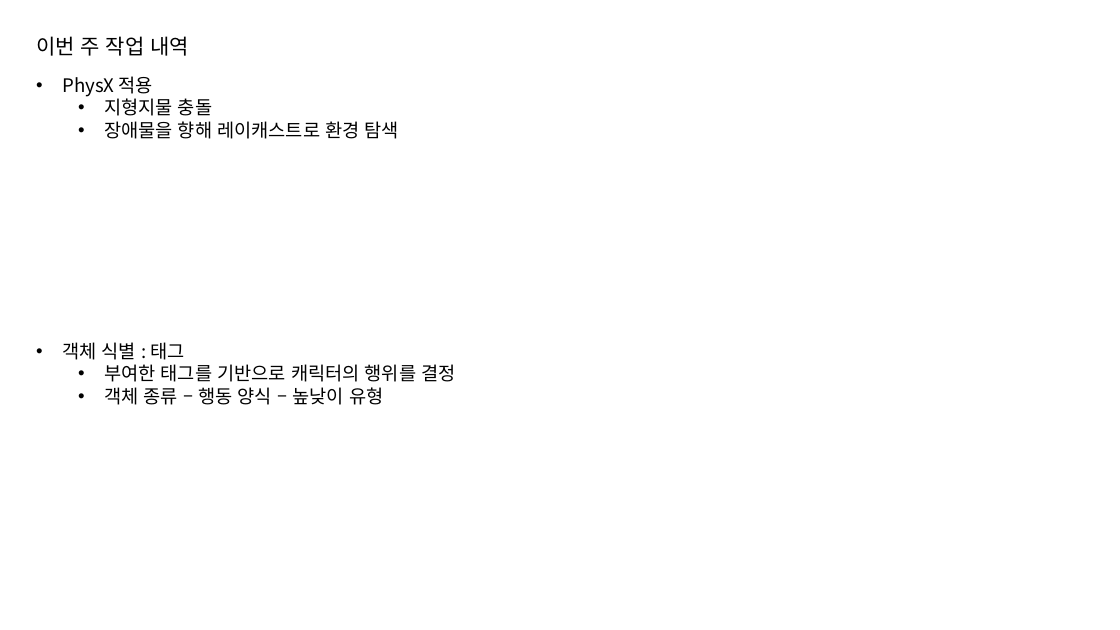
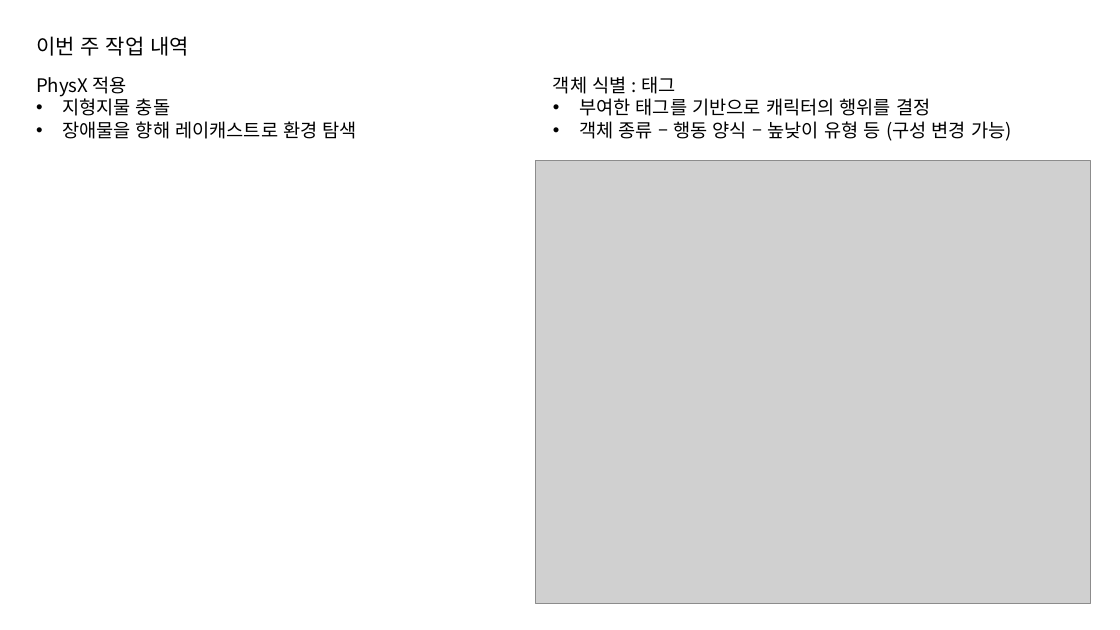
Before and after one commit to jhk0701/PA26-Character-Animation-Parkour, a slide deck: slide 4 of PPT/week2.pptx (slide 3 before the commit). Drawn at 1120x630 pixels with LibreOffice and Linux fonts; fonts in the diff are those of the drawing; grey boxes stand for pictures. Boxes give left, top, right and bottom in pixels: in the first picture for what was removed or moved away, otherwise in the second. Text is boxed around its words. In the diff, an @@ line names an element or a change of style, - is before the commit and + after.

```diff
--- a/PPT/week2.pptx
+++ b/PPT/week2.pptx
@@ text "PhysX 적용" at (x1=36, y1=76, x2=357, y2=139): bullet • to none; list level 2 to 1 in "지형지물 충돌"; list level 2 to 1 in "장애물을 향해 레이캐스트로 환경 탐색" @@
@@ text "객체 식별 : 태그" moved from (x1=62, y1=342, x2=455, y2=405) to (x1=553, y1=76, x2=1012, y2=141) @@
@@ text at (x1=553, y1=76, x2=930, y2=116): bullet • to none; list level 2 to 1 in "부여한 태그를 기반으로 캐릭터의 행위를 ..." @@
@@ text at (x1=579, y1=121, x2=1012, y2=141): text changed @@
-  • 객체 종류 – 행동 양식 – 높낮이 유형
+• 객체 종류 – 행동 양식 – 높낮이 유형 등 (구성 변경 가능)
@@ picture added at (x1=536, y1=160, x2=1091, y2=603) @@
```
Also in this commit, not shown: 2 other slides changed, 1 slide added, 1 other file.
